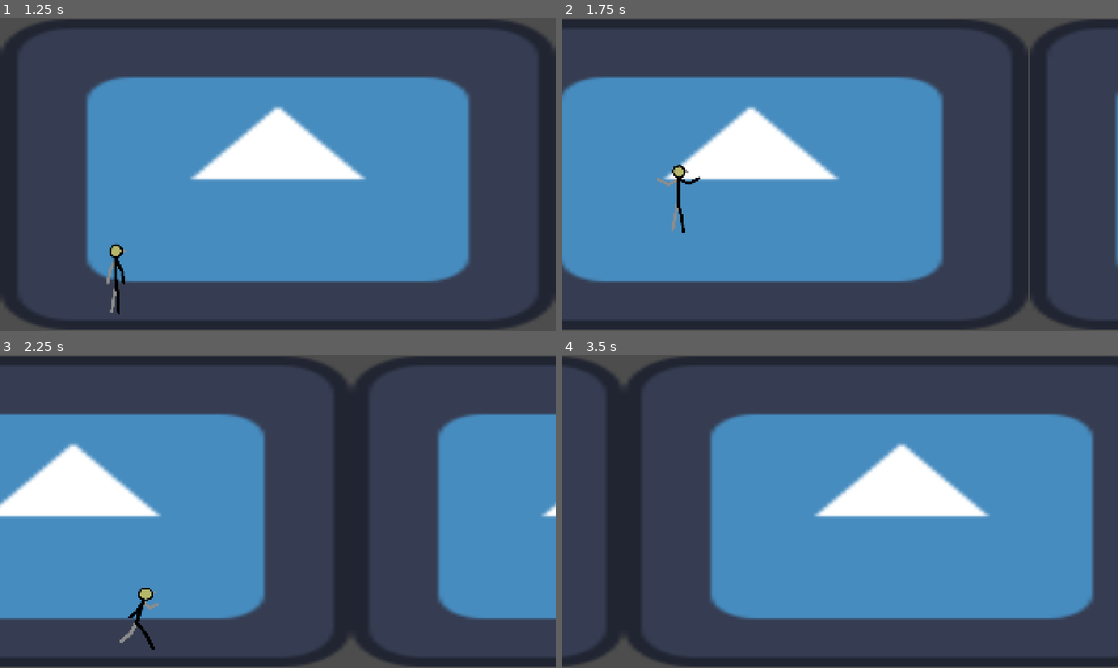
Above: before the commit, frames 1-4 (two rows, left to right).
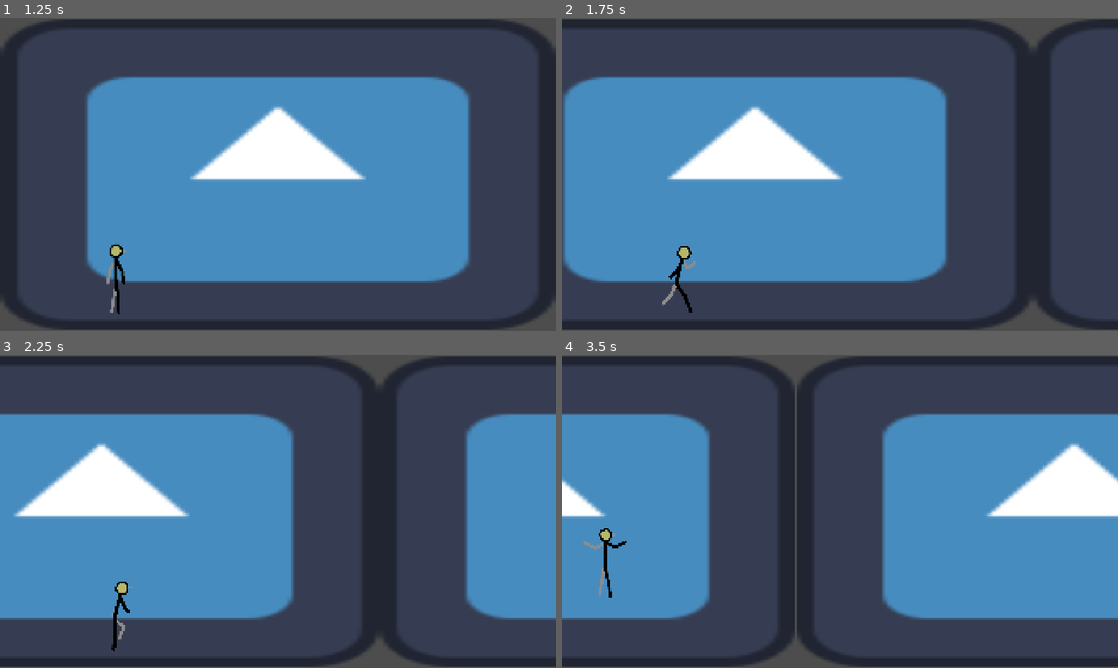
Above: after the commit, the same moments.

Repository: Ahzzak/Enjam2026_Grp5
Game: Godot game, scene res://scenes/player_sandbox.tscn
Same seed, same stepped clock (60 frames per second), same inputs: the game is played once before the commit and once after it. This scene is started directly instead of the project's main scene. The engine's default icon, where the game draws it, is replaced by a stand-in: a white triangle on a blue panel in a dark square.
Inputs:
- Up to frame 1 (1.25 s): hold Space (Jump) from 0.53 s (still down)
- Up to frame 2 (1.75 s): release Space (Jump) at 1.28 s; tap D (Run) at 1.35 s; tap Space (Jump) at 1.52, 1.55 s
- Up to frame 3 (2.25 s): tap Space (Jump) at 1.82 s; hold Space (Jump) from 2.03 s (still down); tap Ctrl (Slide) at 2.1 s
- Up to frame 4 (3.5 s): release Space (Jump) at 2.78 s; tap T at 2.85 s; tap Space (Jump) at 3.02, 3.05, 3.32 s

Frame 1 is identical in both runs. In frame 2, 3.6% of the frame differs, in the area x 0-100%, y 2-98%; in frame 3, 20%; in frame 4, 52%, in the area x 0-100%, y 0-100%.
Error before the commit: Assertion failed: RunCamera : l'export camera n'est pas assigné. (res://scripts/game_manager.gd:38)

Commit message:
feat(game) : game time and player age

Diff:
--- a/enjam-2026/scenes/player_sandbox.tscn
+++ b/enjam-2026/scenes/player_sandbox.tscn
@@ -18,9 +18,10 @@
 script = ExtResource("1_6twx4")
 player = NodePath("PlayerCharacter")
 
-[node name="GameManager" type="Node" parent="." unique_id=1214947442 node_paths=PackedStringArray("player")]
+[node name="GameManager" type="Node" parent="." unique_id=1214947442 node_paths=PackedStringArray("player", "run_camera")]
 script = ExtResource("2_54elx")
 player = NodePath("../PlayerCharacter")
+run_camera = NodePath("../Camera2D")
 
 [node name="Parallax2D" type="Parallax2D" parent="." unique_id=487314904]
 repeat_size = Vector2(1920, 0)
--- a/enjam-2026/scripts/game_manager.gd
+++ b/enjam-2026/scripts/game_manager.gd
@@ -13,6 +13,14 @@
 
 @export_group("Fin de Partie")
 @export_range(0.0, 5, 0.1, "suffix:s") var restart_delay: float = 1.0
+
+@export_group("Vie")
+@export_range(10.0, 600.0, 0.1, "suffix:s") var life_duration: float = 130.0
+@export var age_start: float = 16.0
+@export var age_end: float = 88.0
+##Age pixel pour la bonne fin
+@export var age_threshold_min: float = 62.0
+@export var age_threshold_max: float = 72.0
 
 var state: State = State.INTRO:
 	set(value):
@@ -32,6 +40,11 @@
 var _end_message: String = ""
 var _can_restart: bool = false
 
+## Temps de jeu écoulé depuis le début de la course, en secondes.
+var game_time: float = 0.0
+var age: float = 0.0
+var age_ratio: float = 0.0
+
 
 func _ready() -> void:
 	assert(player != null, "GameManager : l'export player n'est pas assigné.")
@@ -39,15 +52,32 @@
 	player.run_resumed.connect(_on_player_run_resumed)
 	player.run_released.connect(_on_player_run_released)
 	run_camera.player_left_screen.connect(_on_camera_player_left_screen)
+	age = age_start
 
 
-func _process(_delta: float) -> void:
+func _process(delta: float) -> void:
+	if state == State.RUNNING or state == State.RELEASED:
+		_update_age(delta)
 	Engine.time_scale = maxf(0.0001, release_factor * end_factor)
+
+
+func _update_age(delta: float) -> void:
+	var previous_second := floori(game_time)
+	game_time += delta
+	age_ratio = clampf(game_time / life_duration, 0.0, 1.0)
+	age = lerpf(age_start, age_end, age_ratio)
+	if floori(game_time) != previous_second:
+		print("%d s | %d ans" % [floori(game_time), floori(age)])
+
+
+func _is_in_good_window() -> bool:
+	return age >= age_threshold_min and age <= age_threshold_max
 
 
 func _unhandled_input(event: InputEvent) -> void:
 	if _can_restart and event.is_action_pressed("Run"):
 		_restart()
+
 
 func _on_player_run_resumed() -> void:
 	if state == State.INTRO or state == State.RELEASED:
@@ -61,7 +91,6 @@
 
 func _on_release_finished() -> void:
 	if state == State.RELEASED:
-		state = State.GAME_OVER
 		_game_over("Tu t’es arrêté trop tôt.")
 
 
@@ -73,6 +102,7 @@
 func _game_over(message: String) -> void:
 	_end_message = message
 	state = State.GAME_OVER
+
 
 func _enter_state(new_state: State) -> void:
 	match new_state:
--- a/enjam-2026/scripts/player.gd
+++ b/enjam-2026/scripts/player.gd
@@ -102,7 +102,7 @@
 
 func _unhandled_input(event: InputEvent) -> void:
 	if event.is_action_pressed("Jump") and controls_enabled:
-			_time_since_jump_press = 0.0
+		_time_since_jump_press = 0.0
 
 
 func _physics_process(delta: float) -> void:
@@ -134,8 +134,6 @@
 
 
 func _update_run_input() -> void:
-	##if not controls_enabled:
-		##returncontrols_enabled
 	var pressed := _action_pressed("Run", true)
 	if pressed == is_running:
 		return
